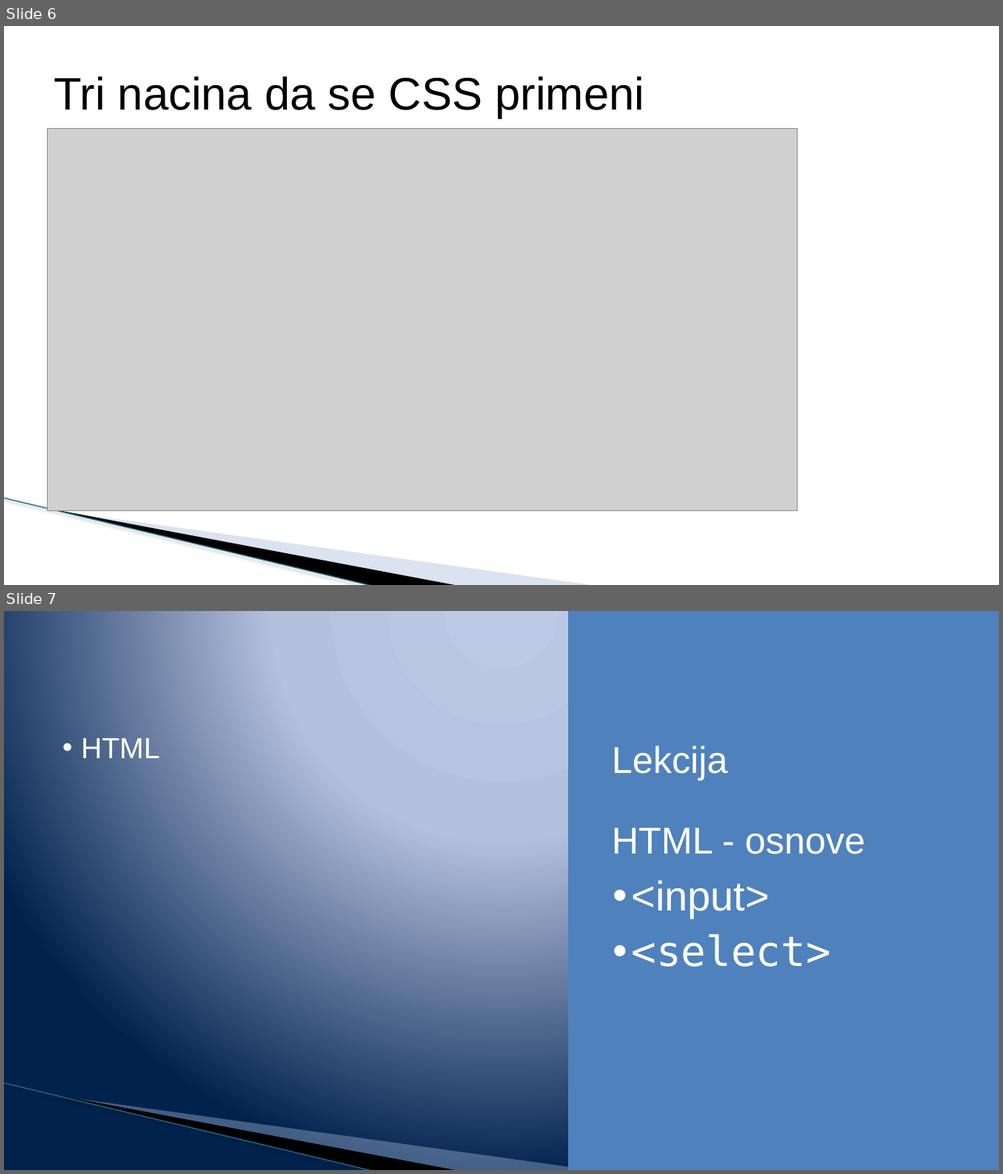
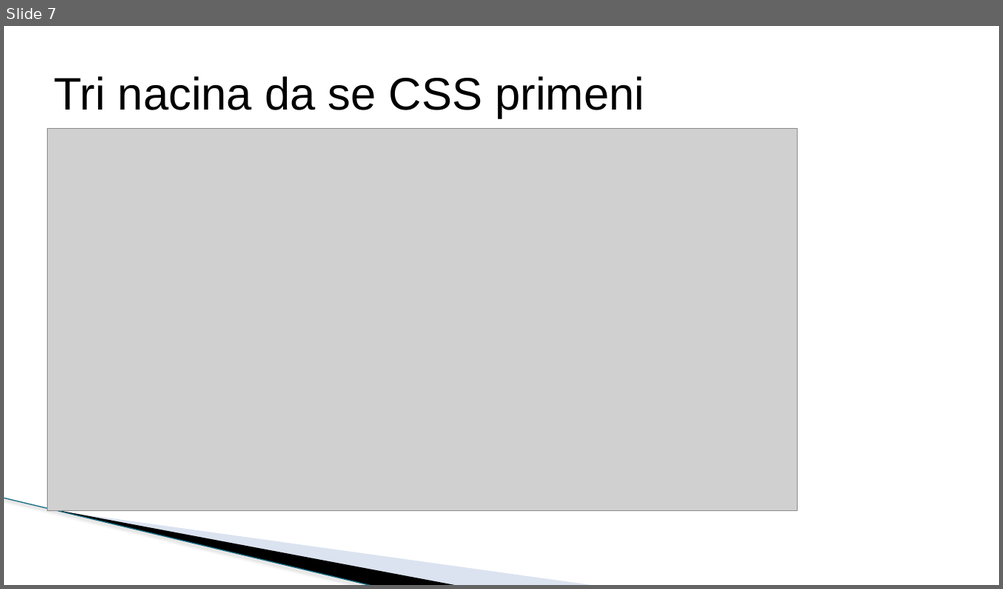
Before and after one commit to todalexcode/kurs-front-end, a slide deck: sesija-14/PPT/Front-End Developer-14.pptx. Shown one above the other, each under a label of ours: slides 6 and 7 before the commit, slide 7 after it. The pictures are 1003x1174 and 1003x589 pixels, drawn with LibreOffice and Linux fonts; fonts in the diff are those of the drawing; grey boxes stand for pictures; background and template pictures are left out. Boxes give left, top, right and bottom in pixels: in the first picture for what was removed or moved away, otherwise in the second. Text is boxed around its words. In the diff, an @@ line names an element or a change of style, - is before the commit and + after.

```diff
--- a/sesija-14/PPT/Front-End Developer-14.pptx
+++ b/sesija-14/PPT/Front-End Developer-14.pptx
@@ slide 7 removed at bbox=[4, 611, 999, 1170], background gradient #BFC9E5 to #B5C0E0 to #00234D; not listed: 3 template elements that a slide beside it also shows @@
@@ rectangle removed at bbox=[568, 611, 999, 1170] @@
@@ text removed at bbox=[81, 738, 160, 758] @@
-• HTML
@@ text removed at bbox=[612, 746, 865, 854] @@
-Lekcija
-HTML - osnove
@@ text removed at bbox=[631, 880, 831, 967] @@
-• <input>
-• <select>
@@ what was slide 6 is now slide 7 @@
```
Also in this commit, not shown: 2 slides changed, 10 slides added, 7 other files.
